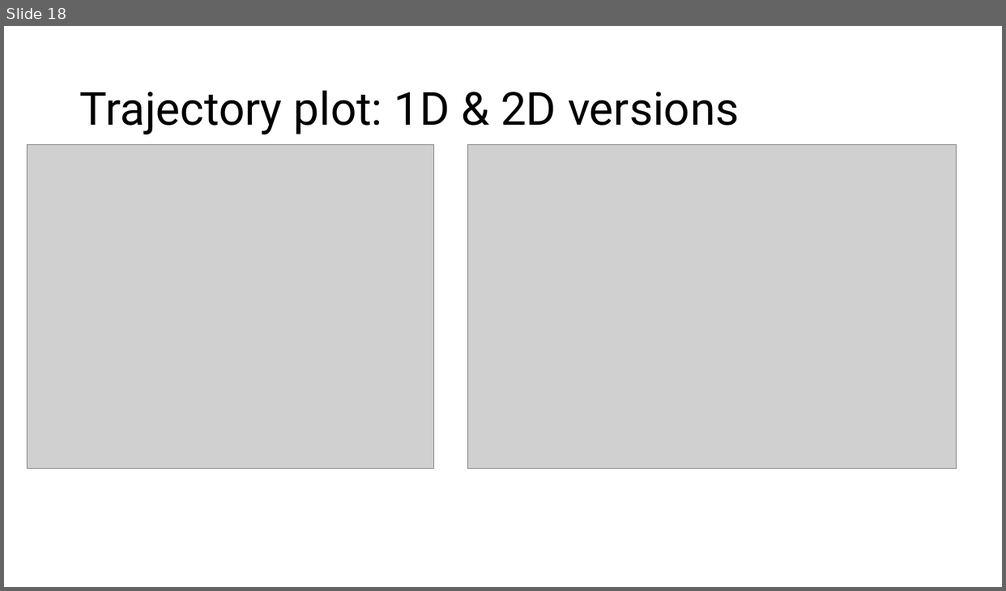
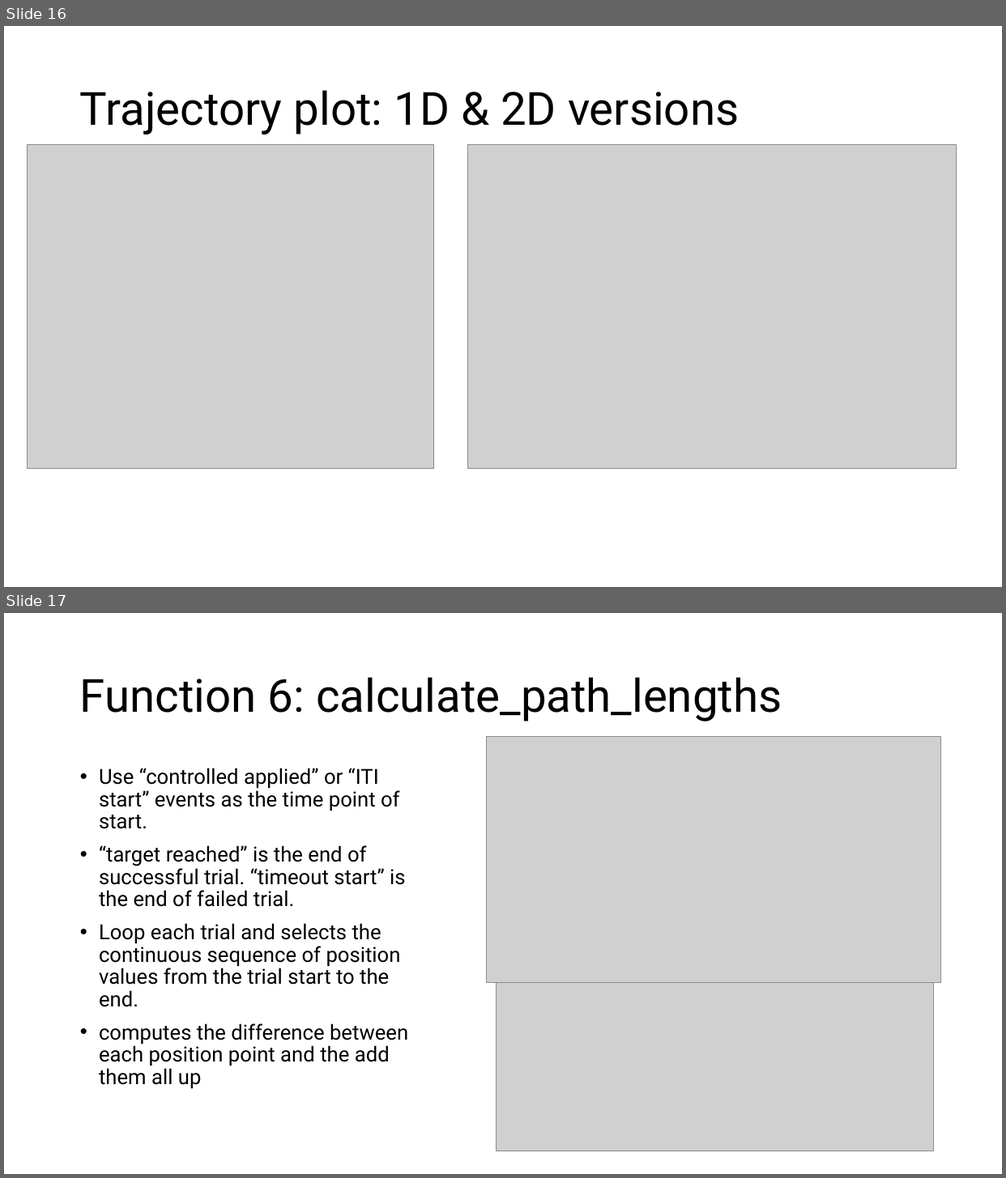
Before and after one commit to ChuehSY/FinalProject_ComSkillNeuro, a slide deck: Final presentation.pptx. Shown one above the other, each under a label of ours: slide 18 before the commit, slides 16 and 17 after it. The pictures are 1006x591 and 1006x1178 pixels, drawn with LibreOffice and Linux fonts; fonts in the diff are those of the drawing; grey boxes stand for pictures. Boxes give left, top, right and bottom in pixels: in the first picture for what was removed or moved away, otherwise in the second. Text is boxed around its words. In the diff, an @@ line names an element or a change of style, - is before the commit and + after.

```diff
--- a/Final presentation.pptx
+++ b/Final presentation.pptx
@@ slide 17 added at [4, 613, 1002, 1174], background #FFFFFF @@
@@ title added at [80, 677, 782, 722], 44 pt, text #000000 @@
+Function 6: calculate_path_lengths
@@ picture added at [487, 736, 940, 983] @@
@@ text added at [99, 768, 408, 1089], 20 pt, text #000000 @@
+• Use “controlled applied” or “ITI start” events as the time point of start.
+• “target reached” is the end of successful trial. “timeout start” is the end of failed trial.
+• Loop each trial and selects the continuous sequence of position values from the trial start to the end.
+• computes the difference between each position point and the add them all up
@@ picture added at [496, 983, 933, 1152] @@
@@ what was slide 18 is now slide 16 @@
```
Also in this commit, not shown: 1 slide changed, 4 other slides added, 7 slides removed.
